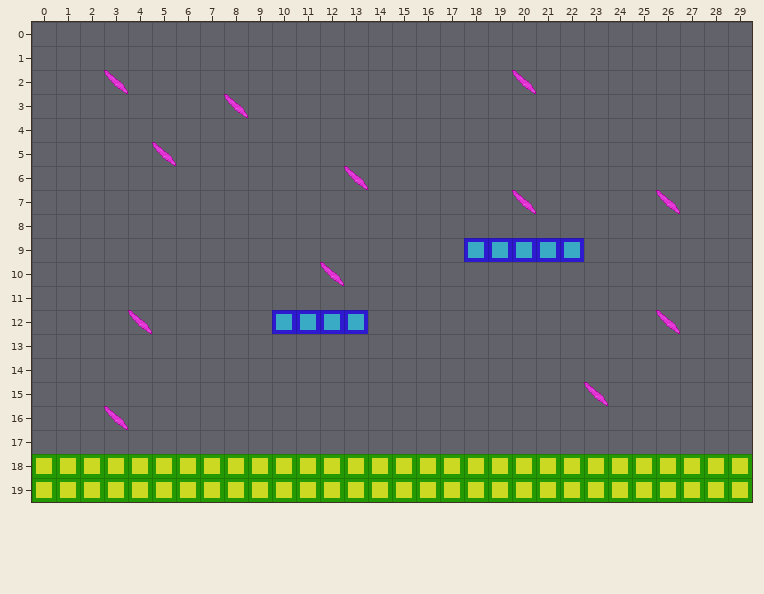
Tiled map, stored at maps/CrystalCave.tmx. Above: the version before the commit.
Cells are 32x32 px. Shown: x 0..29, y 0..19. Not drawn, because the pictures are missing: unchanged layer "Background".
After the commit:
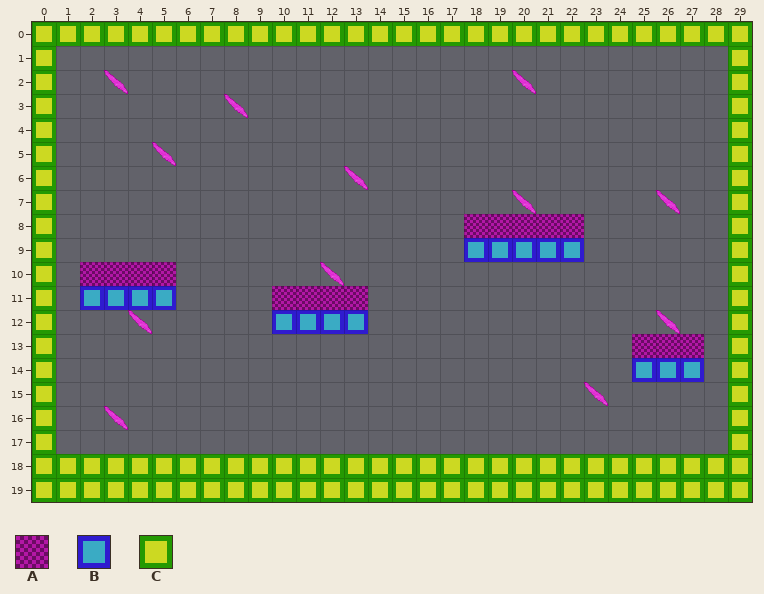
Key: from "Crystal Cave Ground": A 0; from "JumpThroughPlatform": B 0; from "Platform": C 0.
_ is an empty cell, . an unchanged one.
Change:
--- layer "Buildings"
@@ x 18..22 @@
- 8 _____
+ 8 AAAAA
@@ x 2..13 @@
-10 ____........
-11 ........____
+10 AAAA........
+11 ........AAAA
@@ x 25..27 @@
-13 ___
+13 AAA
--- layer "Platforms"
@@ x 0..29 @@
- 0 ______________________________
- 1 _............................_
- 2 _............................_
- 3 _............................_
- 4 _............................_
- 5 _............................_
- 6 _............................_
- 7 _............................_
- 8 _............................_
- 9 _............................_
-10 _............................_
-11 _............................_
-12 _............................_
-13 _............................_
-14 _............................_
-15 _............................_
-16 _............................_
-17 _............................_
+ 0 CCCCCCCCCCCCCCCCCCCCCCCCCCCCCC
+ 1 C............................C
+ 2 C............................C
+ 3 C............................C
+ 4 C............................C
+ 5 C............................C
+ 6 C............................C
+ 7 C............................C
+ 8 C............................C
+ 9 C............................C
+10 C............................C
+11 C............................C
+12 C............................C
+13 C............................C
+14 C............................C
+15 C............................C
+16 C............................C
+17 C............................C
--- layer "JumpThroughPlatforms"
@@ x 2..5 @@
-11 ____
+11 BBBB
@@ x 25..27 @@
-14 ___
+14 BBB
